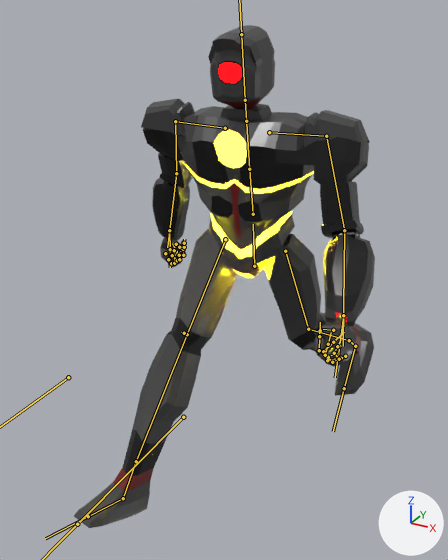
One commit to the FBX model Content/Johnathan/MOdels/HumanRobot/CyborgGameBoss.fbx: the scene before it, then after it.
Both versions are drawn from a 50 mm lens placed at (1.89, -3.76, 3.48), pointed at (-0.16, -0.02, 1.61). The axes (+X, +Y, +Z) are drawn at lower right. The lights are the same throughout. Both versions are drawn at frame 3 of the action 'AnotherArmature|walk'; the numbers are the values there. The bones that bend it are drawn over the model as lines.
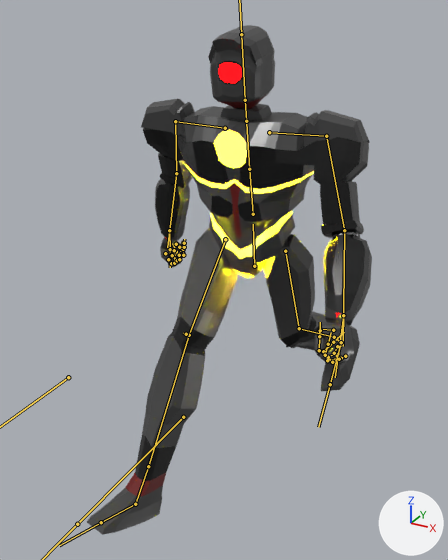
What differs and where, as boxes (x1, y1, x2, y2) in the pictures (448 x 560 px):
'Sphere', posed: before (74, 25, 375, 528); after (87, 25, 372, 535)
bone 'UpperLeg.L', root to tip: before (285, 251) to (308, 329); after (285, 251) to (299, 328)
bone 'LowerLeg.L', root to tip: before (308, 329) to (349, 340); after (299, 328) to (334, 337)
bone 'Foot.L', root to tip: before (349, 340) to (355, 346); after (334, 337) to (341, 342)
bone 'UpperLeg.R.001', root to tip: before (225, 239) to (187, 334); after (225, 239) to (189, 335)
bone 'LowerLeg.R.001', root to tip: before (187, 334) to (136, 461); after (189, 335) to (148, 466)
bone 'Foot.R.001', root to tip: before (136, 461) to (123, 498); after (148, 466) to (135, 504)

The change in detail:
Bone 'UpperLeg.L' (bone_upperleg_l) turns from (-14, -6, 4) to (-13, -7, -2) degrees about its own x, y and z.
Bone 'LowerLeg.L' (bone_lowerleg_l) turns from (-35, 0, 1) to (-37, 0, 1) degrees about its own x, y and z.
Bone 'Foot.L' (bone_foot_l) turns from (-15, 13, -1) to (-13, 10, 5) degrees about its own x, y and z.
Bone 'UpperLeg.R.001' (bone_upperleg_r_001) turns from (39, 3, 0) to (45, 3, 6) degrees about its own x, y and z.
Bone 'LowerLeg.R.001' (bone_lowerleg_r_001) turns from (5, 0, 1) to (-6, 0, -1) degrees about its own x, y and z.
Bone 'Foot.R.001' (bone_foot_r_001) turns from (-14, 1, 2) to (-9, -3, 1) degrees about its own x, y and z.
